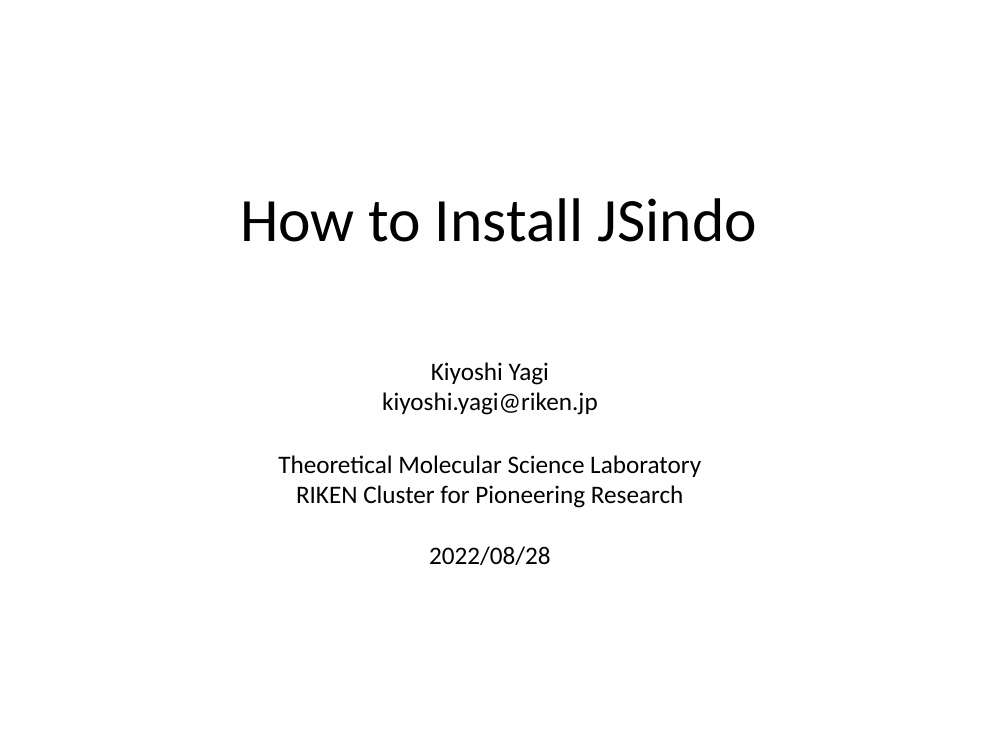
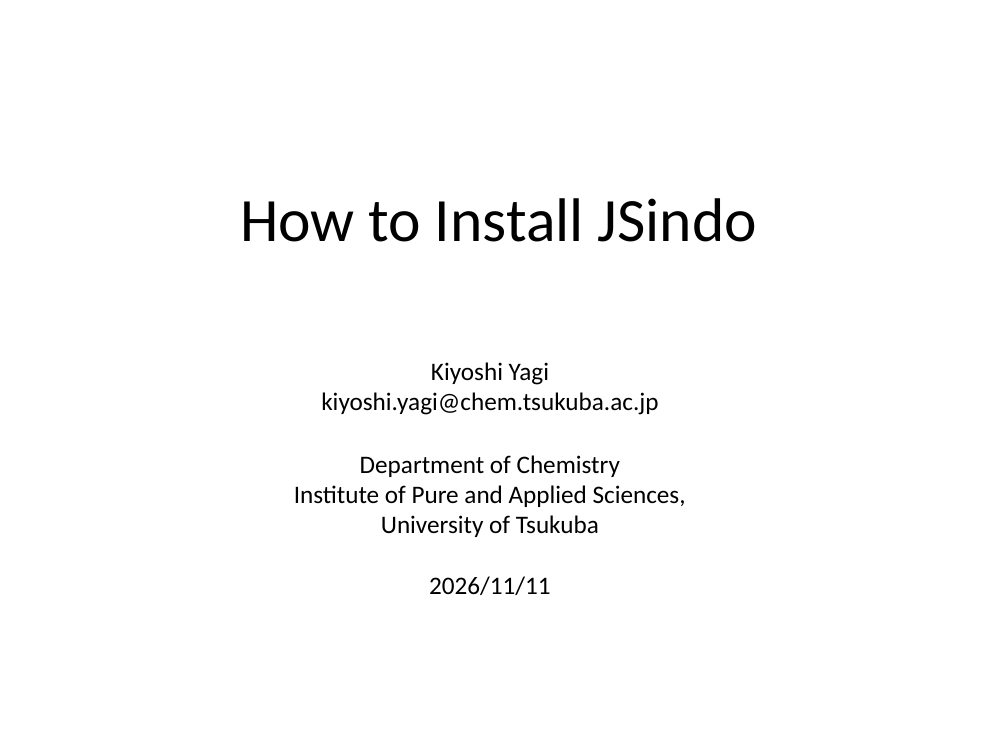
Before and after one commit to yagikiyoshi/sindo, a slide deck: slide 1 of doc/JSindo/install_JSindo.pptx. Drawn at 1008x756 pixels with LibreOffice and Linux fonts; fonts in the diff are those of the drawing. Boxes give left, top, right and bottom in pixels: in the first picture for what was removed or moved away, otherwise in the second. Text is boxed around its words. In the diff, an @@ line names an element or a change of style, - is before the commit and + after.

```diff
--- a/doc/JSindo/install_JSindo.pptx
+++ b/doc/JSindo/install_JSindo.pptx
@@ text "Kiyoshi Yagi": place and size @@
-text "Kiyoshi Yagi" at [382,362,598,415]
+text "Kiyoshi Yagi" at [321,362,658,415]
@@ text at [321,392,658,415]: text changed @@
-kiyoshi.yagi@riken.jp
+kiyoshi.yagi@chem.tsukuba.ac.jp
@@ text removed at [278,455,701,565] @@
-Theoretical Molecular Science Laboratory
-RIKEN Cluster for Pioneering Research
-2022/08/28
@@ text added at [294,455,686,595], 18 pt, text #000000 @@
+Department of Chemistry
+Institute of Pure and Applied Sciences,
+University of Tsukuba
+2026/11/11
```
Also in this commit, not shown: 7 other files.
